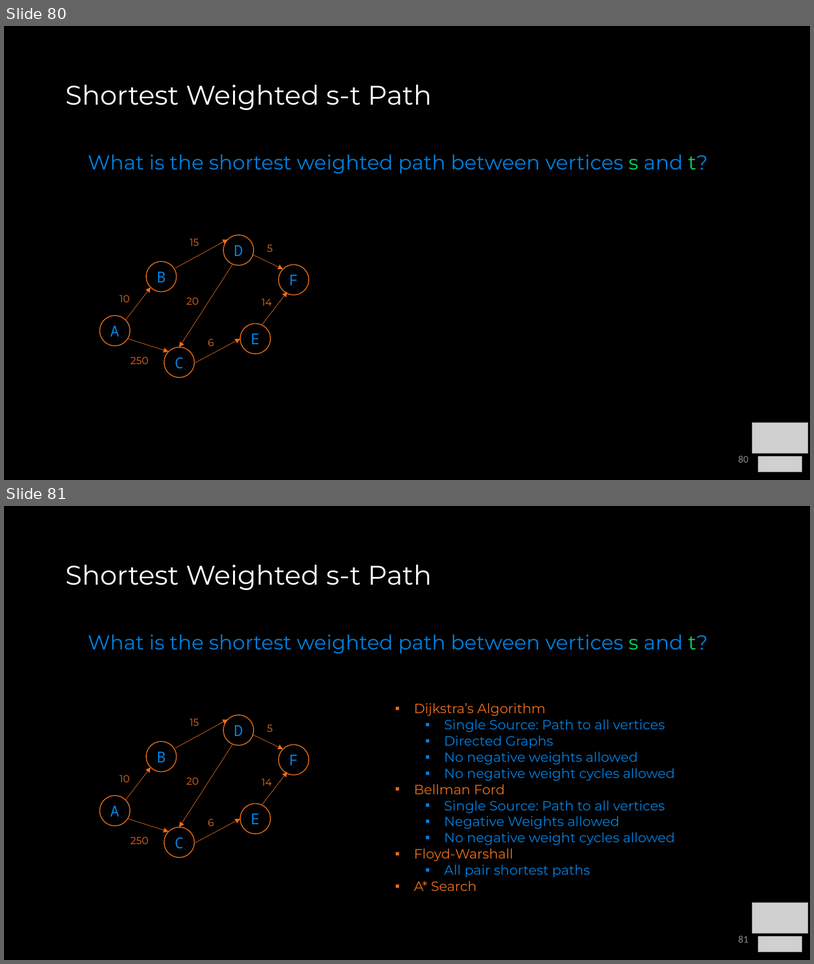
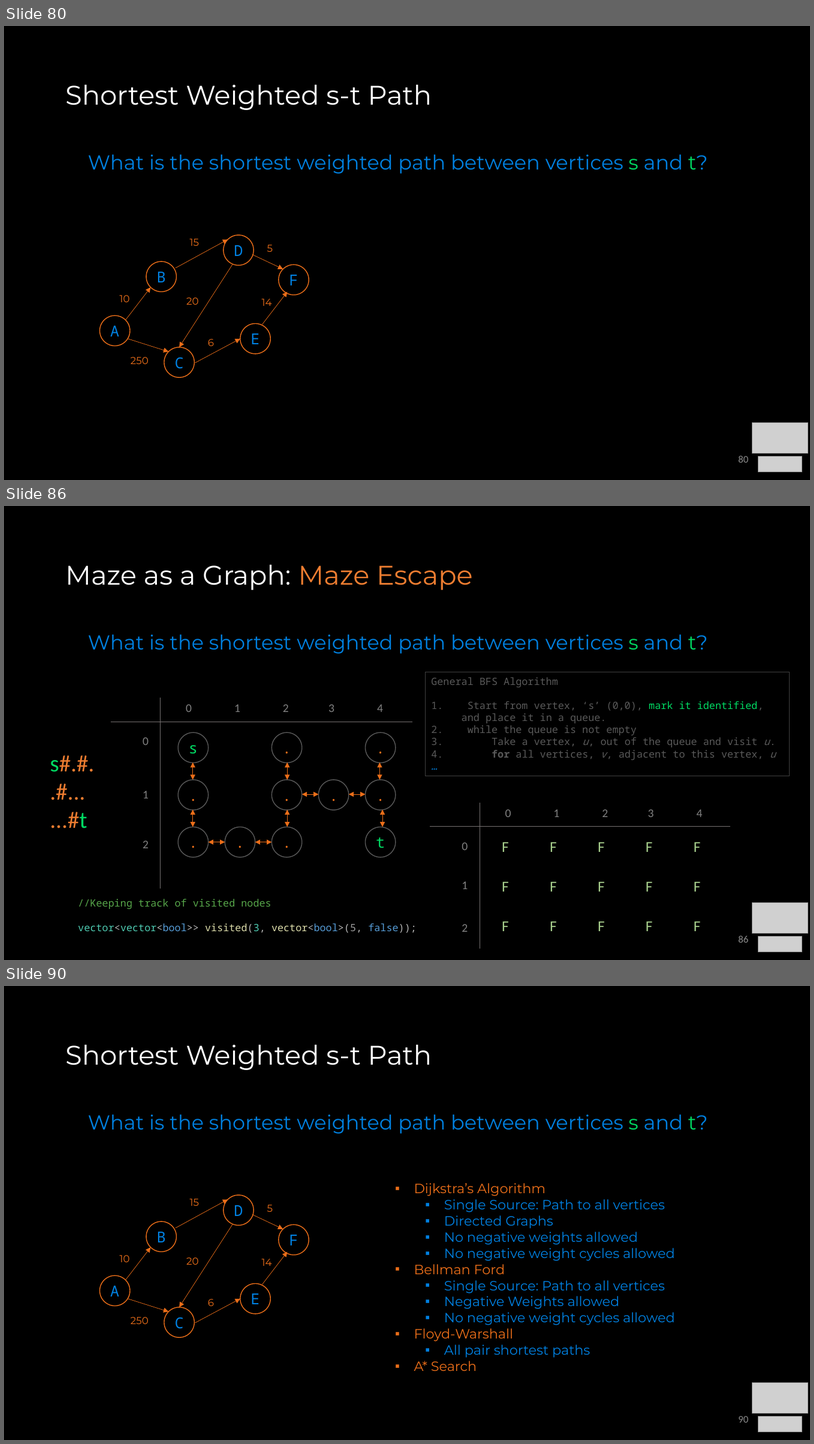
Before and after one commit to COP3530/Instructional-Content, a slide deck: Slides/Slides-PPT/8a - Graph Terminology and Implementation.pptx. Shown one above the other, each under a label of ours: slides 80 and 81 before the commit, slides 80, 86 and 90 after it; the slides between them are not shown. The pictures are 814x964 and 814x1444 pixels, drawn with LibreOffice and Linux fonts; fonts in the diff are those of the drawing; grey boxes stand for pictures. Boxes give left, top, right and bottom in pixels: in the first picture for what was removed or moved away, otherwise in the second. Text is boxed around its words. In the diff, an @@ line names an element or a change of style, - is before the commit and + after.

Commit message:
graph as a maze scaffold added

```diff
--- a/Slides/Slides-PPT/8a - Graph Terminology and Implementation.pptx
+++ b/Slides/Slides-PPT/8a - Graph Terminology and Implementation.pptx
@@ slide 86 added at <box>4,506,810,960</box>, background #000000 @@
@@ title added at <box>65,564,473,590</box>, 32 pt, text #FFFFFF @@
+Maze as a Graph: Maze Escape
@@ text added at <box>88,634,708,654</box>, 24 pt, text #0081E1 @@
+What is the shortest weighted path between vertices s and t?
@@ rectangle added at <box>426,672,790,776</box>, outline #404040 0.75 pt, 12 pt, text #595959 @@
+General BFS Algorithm
+1. Start from vertex, ‘s’ (0,0), mark it identified, and place it in a queue.
+2. while the queue is not empty
+3. Take a vertex, u, out of the queue and visit u.
+4. for all vertices, v, adjacent to this vertex, u
+…
@@ group added at <box>50,698,413,888</box>: 11 ellipses, 10 double arrows, 3 texts, 2 lines @@
+s#.#.
+.#...
+...#t
+s
+.
+.
+.
+.
+.
+.
+.
+.
+t
+.
+0
+1
+2
+0 1 2 3 4
@@ line added from (480, 802) to (480, 948), #767171 0.5 pt @@
@@ text added at <box>506,809,703,817</box>, 14 pt, text #808080 @@
+0 1 2 3 4
@@ line added from (731, 826) to (430, 826), #767171 0.5 pt @@
@@ text added at <box>462,842,468,931</box>, 14 pt, text #808080 @@
+0
+1
+2
@@ table added at <box>497,834,735,954</box>, 3 rows, 5 columns @@
+F | F | F | F | F
+F | F | F | F | F
+F | F | F | F | F
@@ text added at <box>78,898,417,933</box>, 12 pt, text #57A64A @@
+//Keeping track of visited nodes
+vector<vector<bool>> visited(3, vector<bool>(5, false));
@@ picture added at <box>753,902,809,933</box> @@
@@ page number added at <box>738,935,749,942</box>, 12 pt, text #8C8C8C @@
+86
@@ picture added at <box>758,936,803,952</box> @@
@@ what was slide 81 is now slide 90 @@
@@ page number at <box>738,1416,749,1422</box>: text changed @@
-81
+90
```
Also in this commit, not shown: 8 other slides added.
